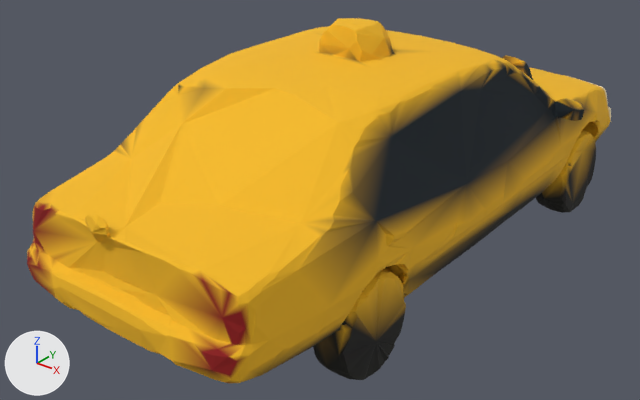
Before and after pictures for a commit that changed the glTF model scripts/assets/models/vehicles/taxi_lod1.glb.
Rendered twice from a 50 mm camera at (139.2, -200.7, 133.2) aimed at (-6.4, -18.7, 20.3). Arrows for +X, +Y and +Z are at lower left; the lights stay in place. The first picture is the older version. Where no turn or scale is listed for an object, it has been applied to the vertices. Vertices at exactly the same position are counted once.

The scene before the commit, as lines of its bpy script (objects in view):
```python
me_geometry_0 = bpy.data.meshes.new('geometry_0')
me_geometry_0.from_pydata(...)  # 8531 vertices, 17119 faces; spans x -44.0..48.0, y -102.0..98.0, z -1.0..74.0
me_geometry_0.materials.append(mat_funnycar_vcol)
ob_geometry_0 = bpy.data.objects.new('geometry_0', me_geometry_0)
ob_geometry_0.location = (0.0, 0.0, 0.0)
```
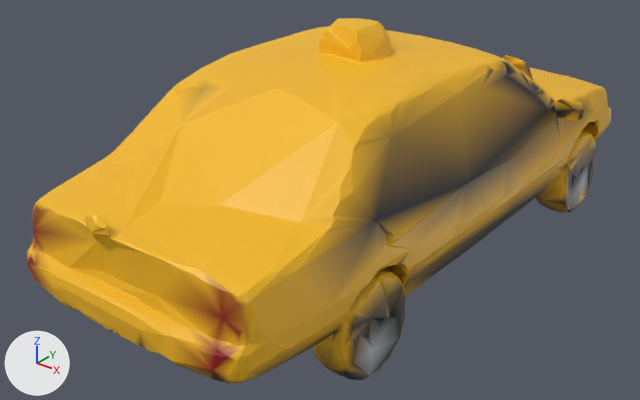
The change, as JSON lines over the scene's bpy script:
```json
{"op": "add", "block": "mat_geometry_0", "code": ["mat_geometry_0 = bpy.data.materials.new('geometry_0')", "mat_geometry_0.use_nodes = True; mat_geometry_0.node_tree.nodes.clear()", "_N = mat_geometry_0.node_tree.nodes; _L = mat_geometry_0.node_tree.links", "n0 = _N.new('ShaderNodeBsdfPrincipled'); n0.name = 'Principled BSDF'", "n1 = _N.new('ShaderNodeOutputMaterial'); n1.name = 'Material Output'", "n2 = _N.new('ShaderNodeVertexColor'); n2.name = 'Color Attribute'", "_L.new(n0.outputs[0], n1.inputs[0])  # 'BSDF' to 'Surface'", "_L.new(n2.outputs[0], n0.inputs[0])  # 'Color' to 'Base Color'"]}
{"block": "me_geometry_0", "where": "# used by ob_geometry_0; location = (0.0, 0.0, 0.0)"}
{"op": "remove", "block": "me_geometry_0", "code": "me_geometry_0.from_pydata(...)  # 8531 vertices, 17119 faces; spans x -44.0..48.0, y -102.0..98.0, z -1.0..74.0"}
{"op": "add", "block": "me_geometry_0", "code": "me_geometry_0.from_pydata(...)  # 8735 vertices, 17527 faces; spans x -44.0..48.0, y -102.0..98.0, z -1.0..74.0"}
{"block": "me_geometry_0", "change": "me_geometry_0 part 1: 1 vertex moved within x 38.0, y -41.0, z 16.0; 16 vertices removed from x 25.0..40.0, y -68.0..0.0, z 5.0..23.0; 72 vertices added at x 25.0..40.0, y -67.0..1.0, z 2.0..22.0"}
{"block": "me_geometry_0", "change": "me_geometry_0 part 2: 15 vertices removed from x 29.0..40.0, y 47.0..74.0, z 3.0..25.0; 54 vertices added at x 29.0..40.0, y 47.0..74.0, z 3.0..25.0"}
{"block": "me_geometry_0", "change": "me_geometry_0 part 3: 11607 kept faces spanning x -44.0..48.0, y -102.0..98.0, z -1.0..74.0 get new vertex colours"}
{"block": "me_geometry_0", "change": "me_geometry_0 part 4: 16404 faces spanning x -44.0..48.0, y -102.0..98.0, z -1.0..74.0 switch from mat_funnycar_vcol to mat_geometry_0"}
{"block": "me_geometry_0", "change": "other edits to the shape of me_geometry_0 do not show in these pictures"}
```

What differs and where, as boxes [x1, y1, x2, y2] in the pictures (640 x 400 px):
```json
{"part": 1, "of": "me_geometry_0", "change": "reshaped", "before": [315, 276, 409, 380], "after": [315, 276, 409, 380]}
{"part": 2, "of": "me_geometry_0", "change": "reshaped", "before": [536, 134, 596, 213], "after": [536, 134, 596, 213]}
{"part": 3, "of": "me_geometry_0", "change": "recoloured", "before": [27, 18, 611, 383], "after": [27, 18, 611, 383]}
{"part": 4, "of": "me_geometry_0", "change": "recoloured", "before": [27, 18, 611, 383], "after": [27, 18, 611, 383]}
```
